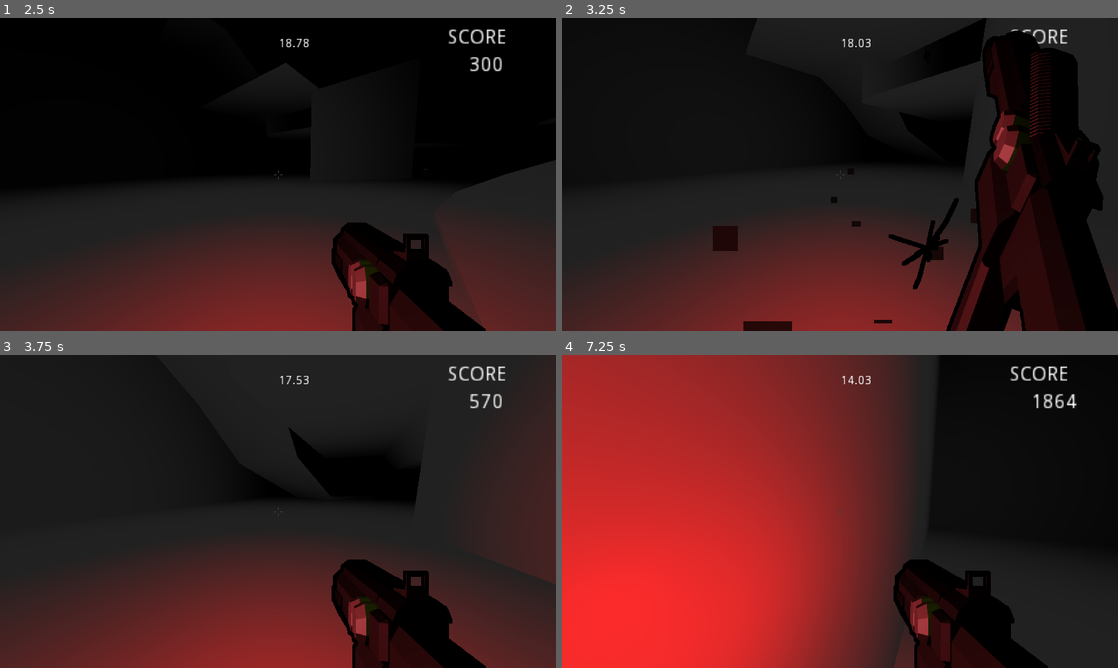
Above: before the commit, frames 1-4 (two rows, left to right).
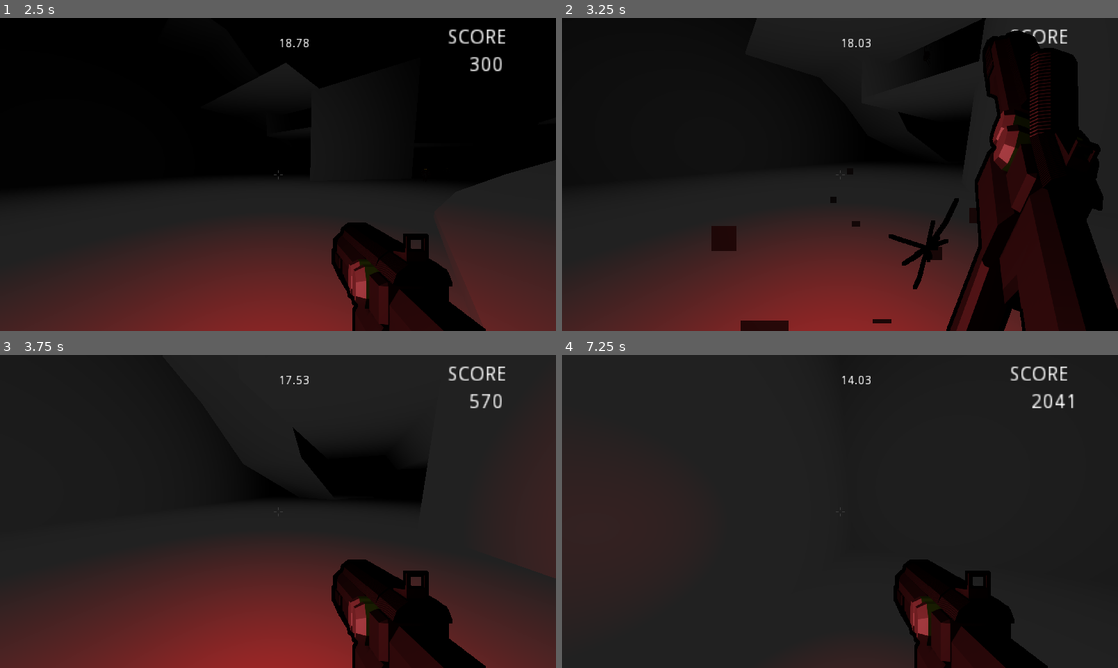
Above: after the commit, the same moments.

Repository: adrianriverof/extermination-gnome-service
Game: Godot game, scene res://scenes/intro2.tscn
Same seed, same stepped clock (60 frames per second), same inputs: the game is played once before the commit and once after it. The engine's default icon, where the game draws it, is replaced by a stand-in: a white triangle on a blue panel in a dark square.
Inputs (mouse positions are in pixels of both pictures, inside the frame that each line leads up to):
- Up to frame 1 (2.5 s): tap Enter (ui_accept) at 0.5, 1.25 s; move the mouse to (400, 158) at 0.52 s; hold D (move_right) 0.53-1.25 s; hold Shift (dash) 0.53-1.25 s; click (400, 158) at 0.67 s; tap Space (jump) at 0.77 s; drag from (166, 190) to (250, 237) at 1.27 s; move the mouse to (289, 168) at 2.02 s; hold W (move_forward) from 2.03 s (still down); tap Alt at 2.1 s
- Up to frame 2 (3.25 s): keep holding W (move_forward); move the mouse to (834, 180) at 2.77 s; tap Ctrl at 2.85 s; click (834, 180) at 2.92 s; tap Space (jump) at 3.02 s
- Up to frame 3 (3.75 s): keep holding W (move_forward); move the mouse to (316, 514) at 3.52 s; hold Shift (dash) from 3.53 s (still down)
- Up to frame 4 (7.25 s): tap Space (jump) at 3.77, 4.52, 6.02, 6.77 s; move the mouse to (795, 508) at 4.27 s; release Shift (dash) at 4.28 s; click (795, 508) at 4.35 s; move the mouse to (845, 511) at 5.02 s; tap Alt at 5.1 s; click (845, 511) at 5.17 s; move the mouse to (817, 505) at 5.77 s; release W (move_forward) at 5.78 s; hold D (move_right) 5.78-6.53 s; tap Ctrl at 5.85 s; move the mouse to (867, 511) at 6.52 s; hold W (move_forward) from 6.53 s (still down); hold Shift (dash) from 6.53 s (still down)

Frame 1 is identical in both runs. In frame 2, 0.2% of the frame differs, in the area x 26-77%, y 0-100%; in frame 3, 0.4%; in frame 4, 62%, in the area x 0-93%, y 0-100%.

Commit message:
recargar script player prototype, a ver que pasa

Diff:
--- a/entities/player.tscn
+++ b/entities/player.tscn
@@ -94,10 +94,6 @@
 [node name="Player" type="KinematicBody"]
 collision_layer = 2
 script = ExtResource( 1 )
-ACCEL_TYPE = {
-"air": 5,
-"default": 10
-}
 
 [node name="PlayerCollisionShape" type="CollisionShape" parent="."]
 transform = Transform( 1, 0, 0, 0, -1.62921e-07, -1, 0, 1, -1.62921e-07, 0, 0, 0 )
